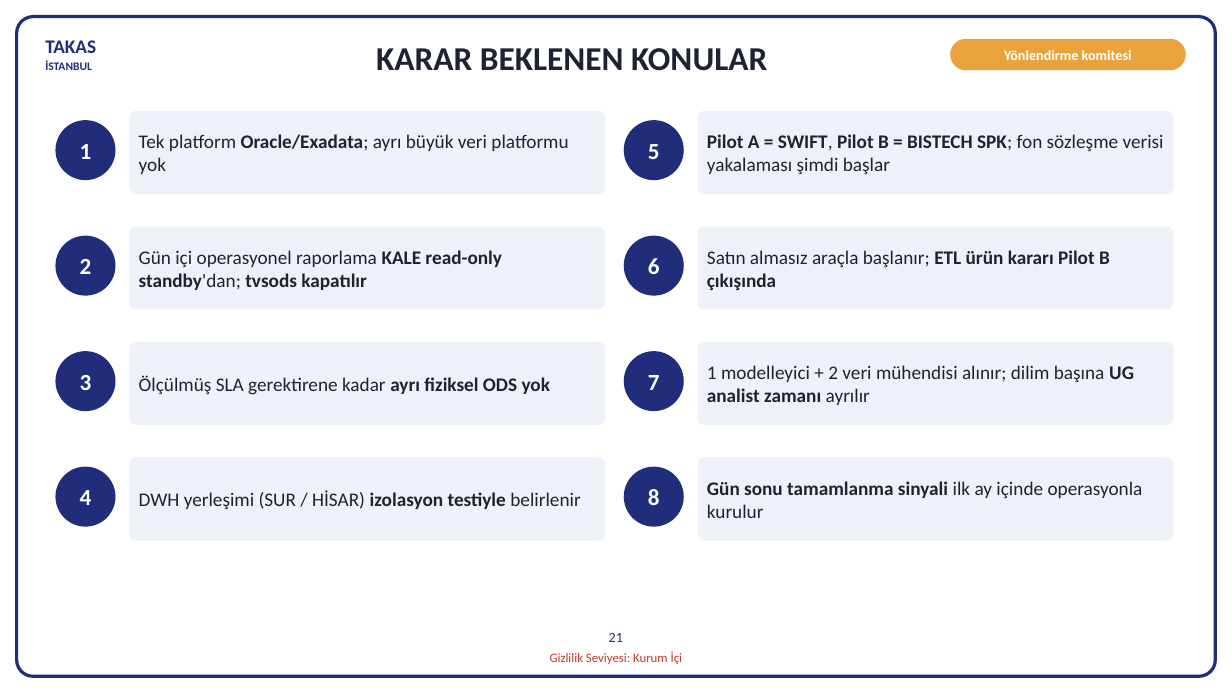
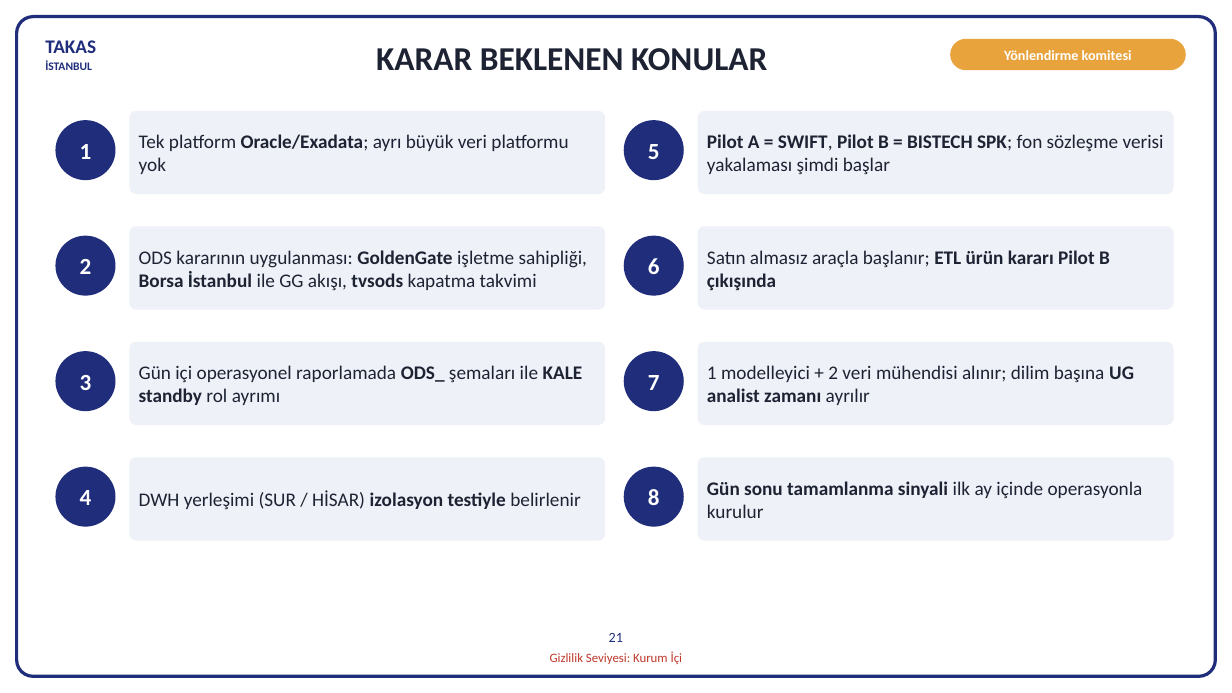
Before and after one commit to hanifidemirel0/Cursor-Projects, a slide deck: slide 21 of outputs/dwh-sunum-kasim-2026/5 - DWHSunum_Kasim2026.pptx. Drawn at 1232x693 pixels with LibreOffice and Linux fonts; fonts in the diff are those of the drawing. Boxes give left, top, right and bottom in pixels: in the first picture for what was removed or moved away, otherwise in the second. Text is boxed around its words. In the diff, an @@ line names an element or a change of style, - is before the commit and + after.

```diff
--- a/outputs/dwh-sunum-kasim-2026/5 - DWHSunum_Kasim2026.pptx
+++ b/outputs/dwh-sunum-kasim-2026/5 - DWHSunum_Kasim2026.pptx
@@ text in rounded rectangle at [139,250,587,291]: text changed; bold off @@
-Gün içi operasyonel raporlama KALE read-only standby'dan; tvsods kapatılır
+ODS kararının uygulanması: GoldenGate işletme sahipliği, Borsa İstanbul ile GG akışı, tvsods kapatma takvimi
@@ text in rounded rectangle at [139,365,583,405]: text changed @@
-Ölçülmüş SLA gerektirene kadar ayrı fiziksel ODS yok
+Gün içi operasyonel raporlamada ODS_ şemaları ile KALE standby rol ayrımı
```
Also in this commit, not shown: 14 other slides changed, 3 other files.
